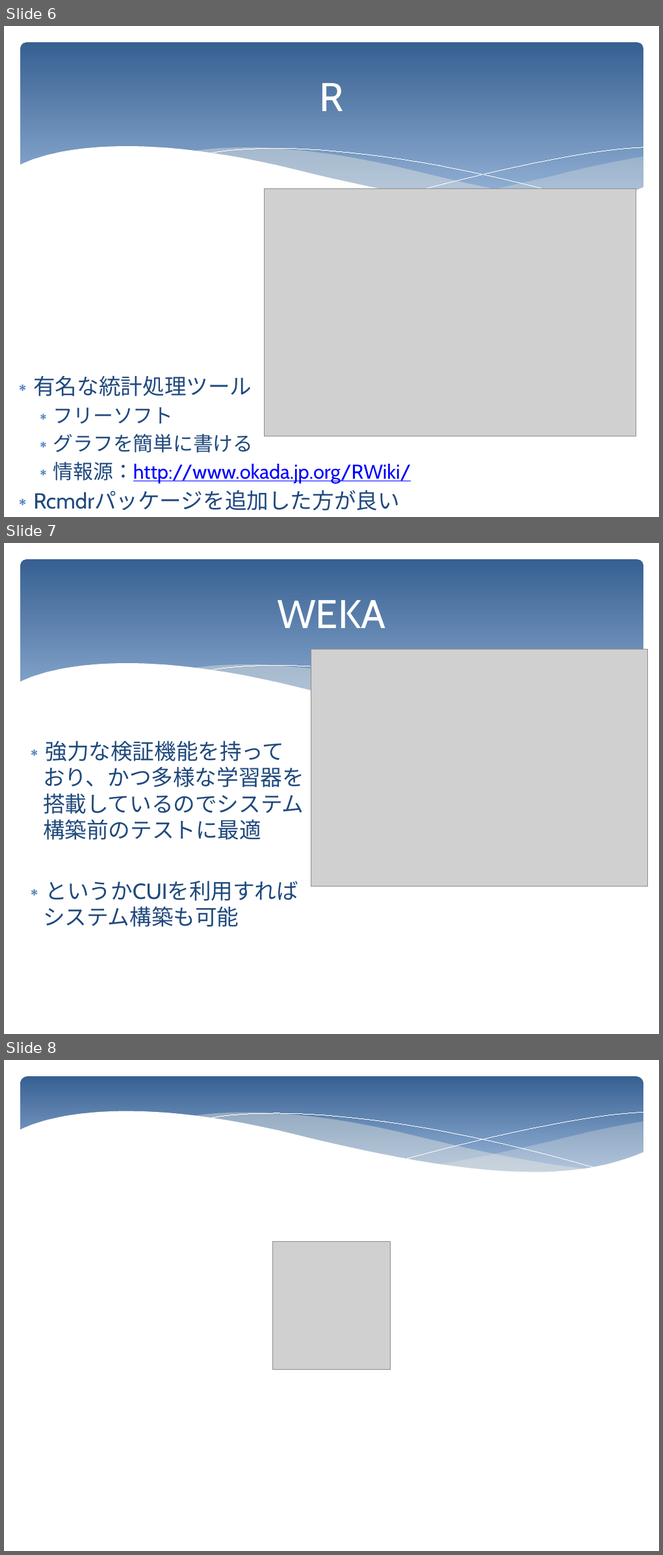
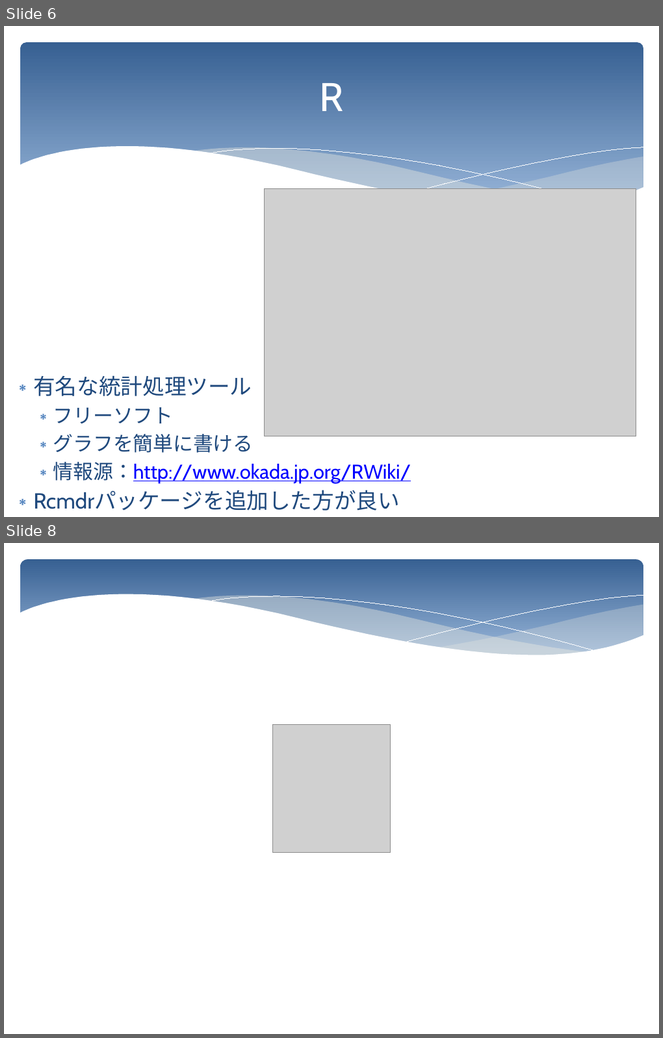
Before and after one commit to KatsuhiroMorishita/birdsong_project, a slide deck: doc/他に揃えたいツール.pptx. Shown one above the other, each under a label of ours: slides 6, 7 and 8 before the commit, slides 6 and 8 after it; the slides between them are not shown. The pictures are 663x1555 and 663x1038 pixels, drawn with LibreOffice and Linux fonts; fonts in the diff are those of the drawing; grey boxes stand for pictures. Boxes give left, top, right and bottom in pixels: in the first picture for what was removed or moved away, otherwise in the second. Text is boxed around its words. In the diff, an @@ line names an element or a change of style, - is before the commit and + after.

```diff
--- a/doc/他に揃えたいツール.pptx
+++ b/doc/他に揃えたいツール.pptx
@@ slide 7 removed at (4, 543, 659, 1034), background #FFFFFF; not listed: 4 template elements that a slide beside it also shows @@
@@ title removed at (277, 600, 386, 628) @@
-WEKA
@@ picture removed at (311, 649, 648, 886) @@
@@ text removed at (43, 741, 304, 901) @@
-∗ 強力な検証機能を持っており、かつ多様な学習器を搭載しているのでシステム構築前のテストに最適
-∗ というかCUIを利用すればシステム構築も可能
```
Also in this commit, not shown: 3 slides changed, 1 slide added, 9 other files.
